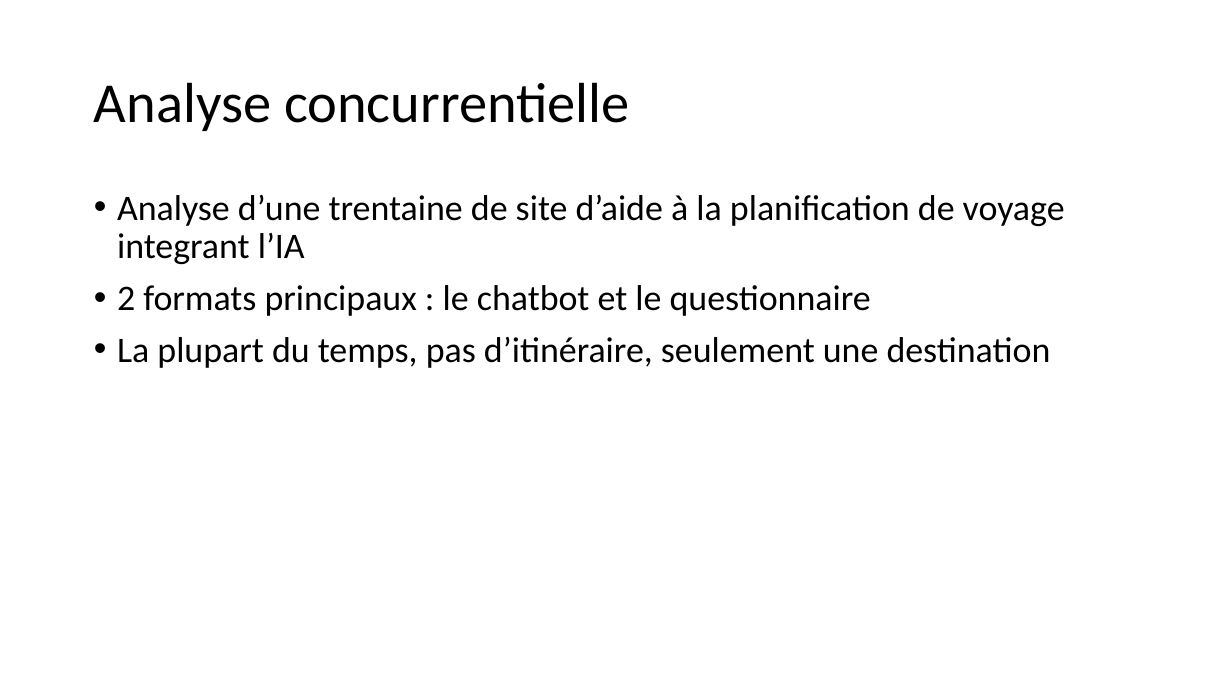
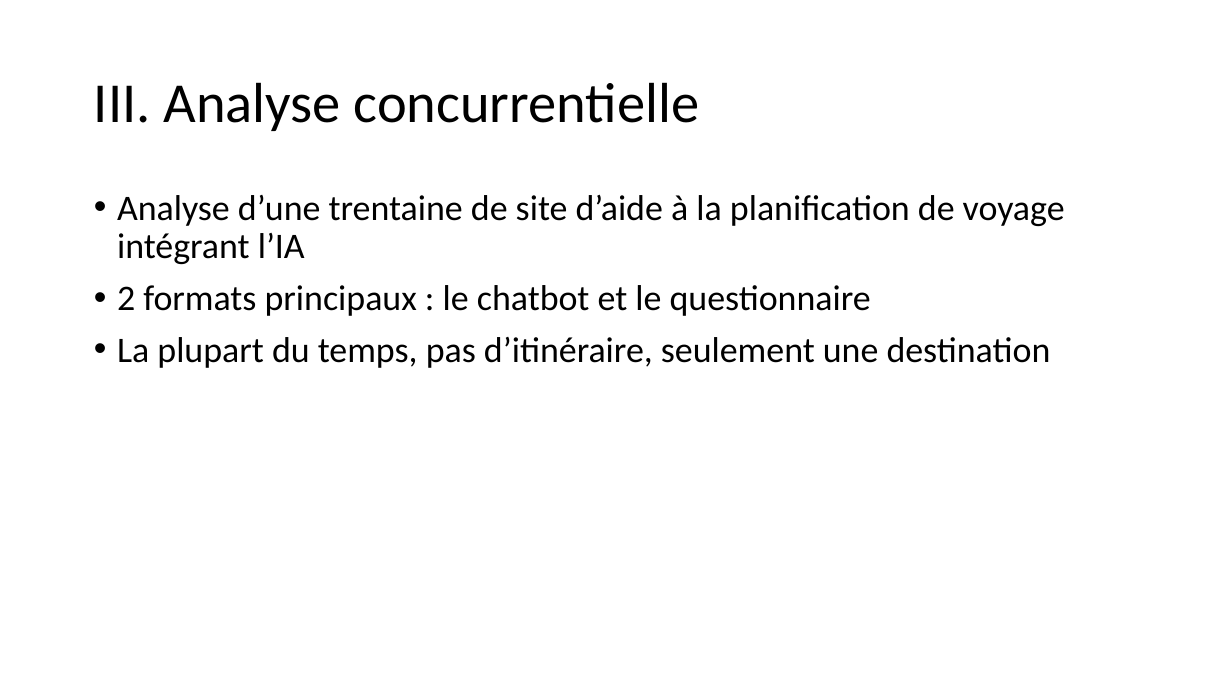
Before and after one commit to Quentin-Piot/eco-planner, a slide deck: slide 6 of Gestion de projet/Analyse Eco-Planner.pptx (slide 3 before the commit). Drawn at 1232x693 pixels with LibreOffice and Linux fonts; fonts in the diff are those of the drawing. Boxes give left, top, right and bottom in pixels: in the first picture for what was removed or moved away, otherwise in the second. Text is boxed around its words. In the diff, an @@ line names an element or a change of style, - is before the commit and + after.

```diff
--- a/Gestion de projet/Analyse Eco-Planner.pptx
+++ b/Gestion de projet/Analyse Eco-Planner.pptx
@@ title at bbox=[94, 82, 700, 131]: text changed @@
-Analyse concurrentielle
+III. Analyse concurrentielle
@@ text at bbox=[117, 194, 1065, 264]: text changed @@
-• Analyse d’une trentaine de site d’aide à la planification de voyage integrant l’IA
+• Analyse d’une trentaine de site d’aide à la planification de voyage intégrant l’IA
```
Also in this commit, not shown: 2 other slides changed, 5 slides added, 2 slides removed, 28 other files.
